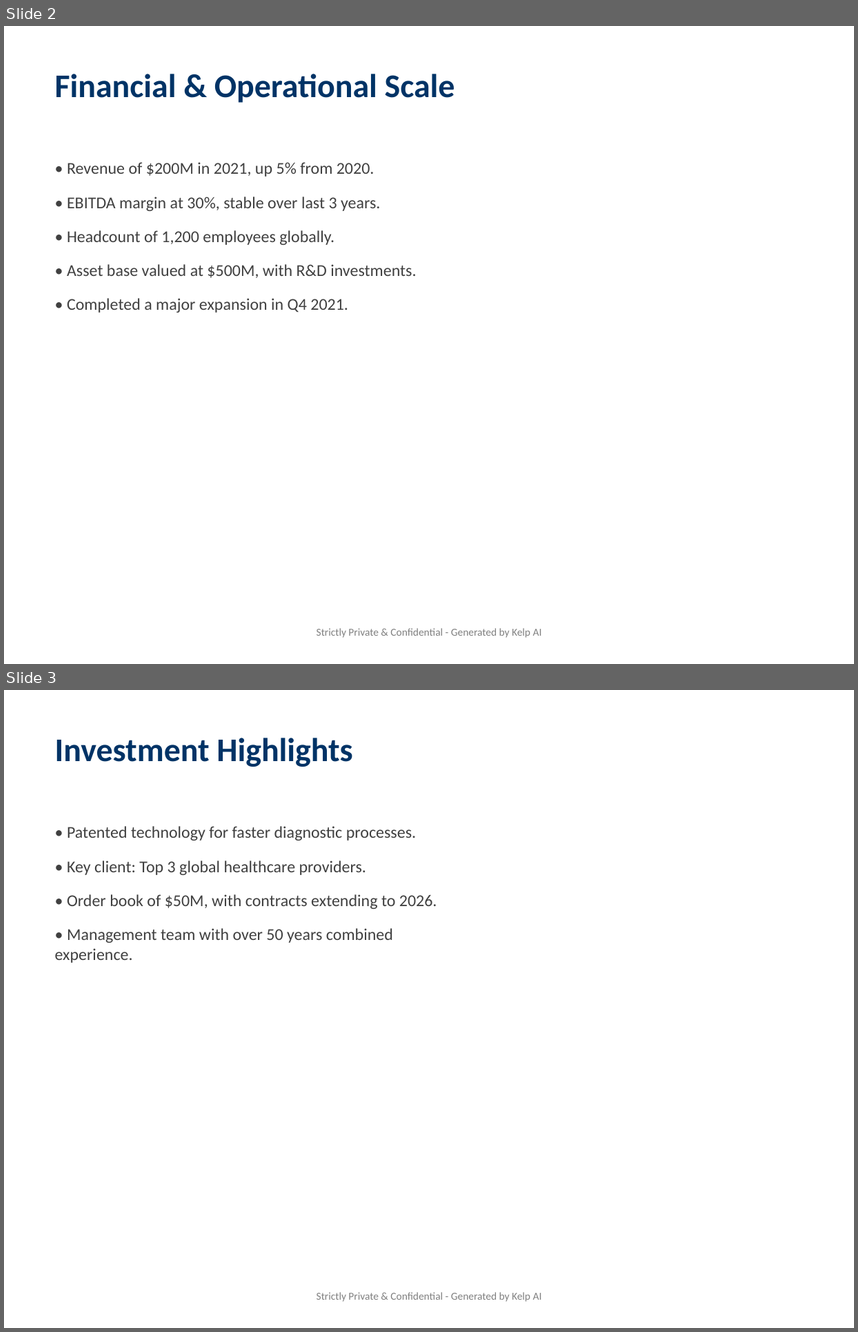
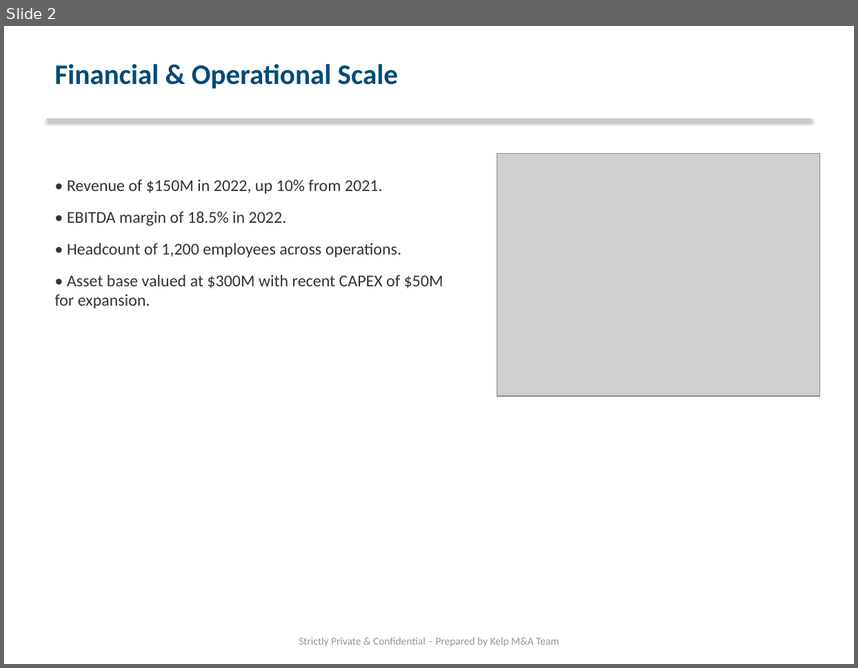
Before and after one commit to PiyushiAnand/Doc_to_PPT, a slide deck: Blind_Teaser_Final.pptx. Shown one above the other, each under a label of ours: slides 2 and 3 before the commit, slide 2 after it. The pictures are 858x1332 and 858x668 pixels, drawn with LibreOffice and Linux fonts; fonts in the diff are those of the drawing; grey boxes stand for pictures. Boxes give left, top, right and bottom in pixels: in the first picture for what was removed or moved away, otherwise in the second. Text is boxed around its words. In the diff, an @@ line names an element or a change of style, - is before the commit and + after.

Commit message:
ppt formatting needs improvements

```diff
--- a/Blind_Teaser_Final.pptx
+++ b/Blind_Teaser_Final.pptx
@@ slide 3 removed at box(4, 690, 854, 1328), background #FFFFFF @@
@@ text removed at box(55, 738, 352, 767) @@
-Investment Highlights
@@ text removed at box(55, 826, 437, 963) @@
-• Patented technology for faster diagnostic processes.
-• Key client: Top 3 global healthcare providers.
-• Order book of $50M, with contracts extending to 2026.
-• Management team with over 50 years combined experience.
@@ text removed at box(317, 1292, 542, 1301) @@
-Strictly Private & Confidential - Generated by Kelp AI
@@ slide 2 changed as well @@
@@ text "Financial & Operational Scale": place and size @@
-text "Financial & Operational Scale" at box(55, 74, 455, 103)
+text "Financial & Operational Scale" at box(55, 64, 398, 89)
@@ text "Financial & Operational Scale" at box(55, 64, 398, 89): size 28 to 24 pt, text colour #003366 to #004B78 @@
@@ line added from (47, 120) to (811, 120), #C8C8C8 1.5 pt @@
@@ picture added at box(497, 154, 820, 396) @@
@@ text at box(55, 179, 444, 308): text changed; text colour #404040 to #323232 @@
-• Revenue of $200M in 2021, up 5% from 2020.
-• EBITDA margin at 30%, stable over last 3 years.
-• Headcount of 1,200 employees globally.
-• Asset base valued at $500M, with R&D investments.
-• Completed a major expansion in Q4 2021.
+• Revenue of $150M in 2022, up 10% from 2021.
+• EBITDA margin of 18.5% in 2022.
+• Headcount of 1,200 employees across operations.
+• Asset base valued at $300M with recent CAPEX of $50M for expansion.
@@ text at box(299, 637, 559, 646): text changed; text colour #808080 to #969696 @@
-Strictly Private & Confidential - Generated by Kelp AI
+Strictly Private & Confidential – Prepared by Kelp M&A Team
```
Also in this commit, not shown: 2 slides added, 1 other slide removed, 4 other files.
